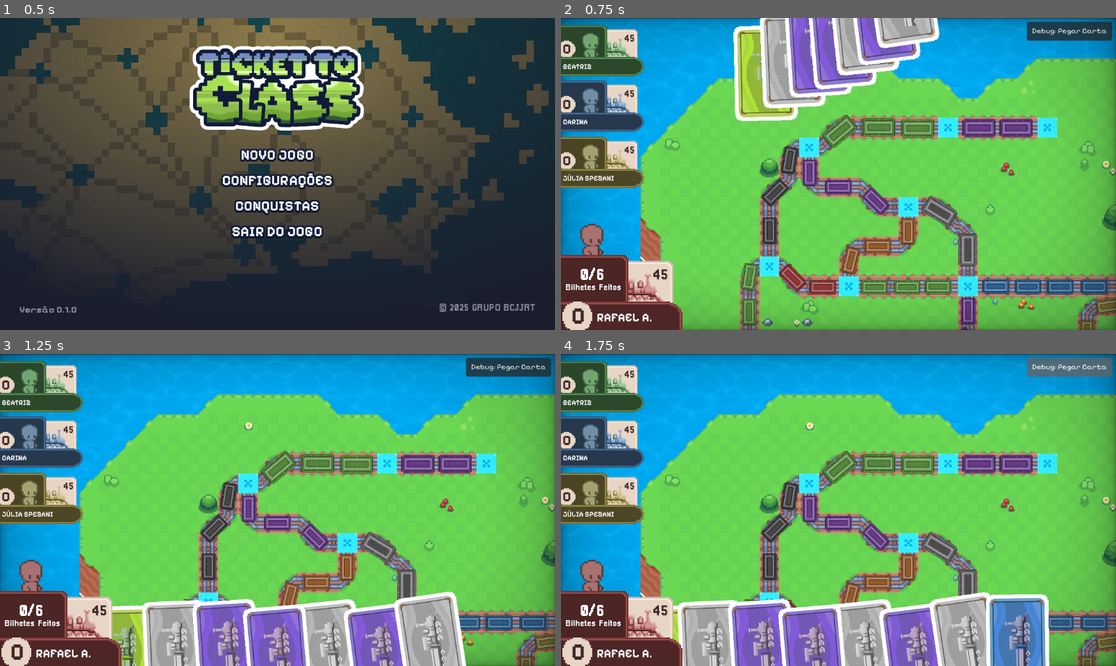
Above: before the commit, frames 1-4 (two rows, left to right).
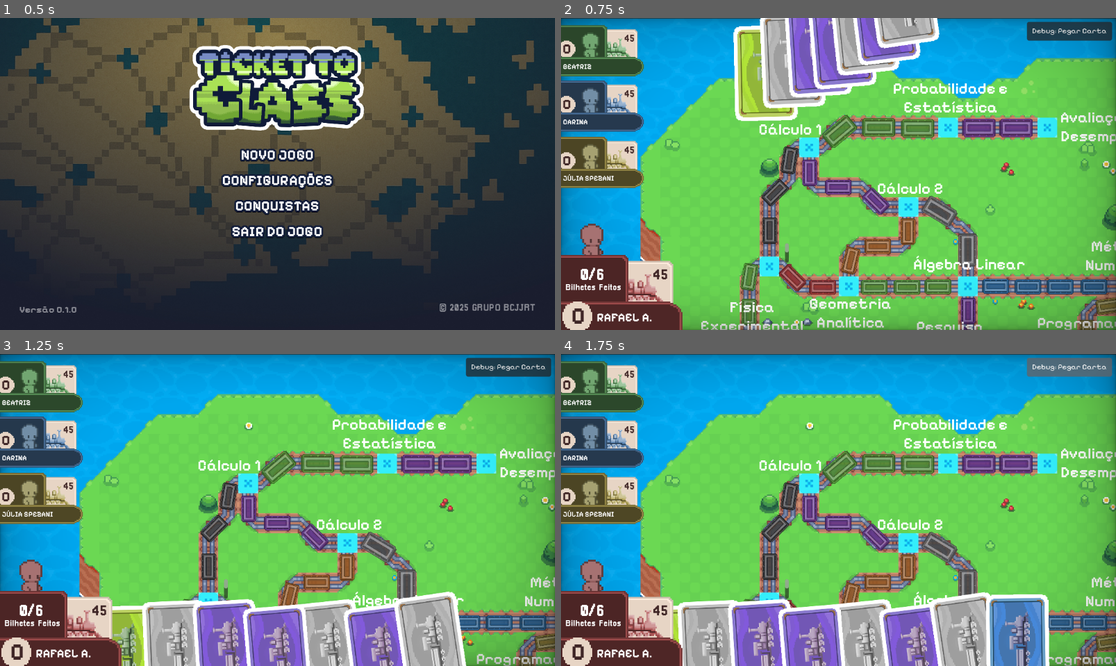
Above: after the commit, the same moments.

Repository: rafaamparo/ticket-to-ride-es2
Game: Godot game, scene res://scenes/main_menu.tscn
The game is run twice, just before and just after one commit, with the same random seed, the same clock (stepped at 60 frames per second) and the same inputs.
Inputs (mouse positions are in pixels of both pictures, inside the frame that each line leads up to):
- Up to frame 1 (0.5 s): no input
- Up to frame 2 (0.75 s): tap Enter at 0.5 s; drag from (838, 155) to (894, 105) at 0.52 s
- Up to frame 3 (1.25 s): no input
- Up to frame 4 (1.75 s): click "Debug: Pegar Carta" at 1.25 s

Frame 1 is identical in both runs. In frame 2, 3.0% of the frame differs, in the area x 25-100%, y 20-100%; in frame 3, 1.9%; in frame 4, 1.8%.

Commit message:
feat/naming-the-stations

Diff:
--- a/scenes/game_scene.tscn
+++ b/scenes/game_scene.tscn
@@ -8,6 +8,7 @@
 [ext_resource type="PackedScene" uid="uid://j2ecbyo8q7o7" path="res://game_assets/game_scene/object_scenes/caminhos/vagao.tscn" id="5_k8cfs"]
 [ext_resource type="Shader" path="res://scenes/vignette.gdshader" id="7_6l13s"]
 [ext_resource type="Texture2D" uid="uid://rpbl1vrvd025" path="res://game_assets/game_scene/object_scenes/UI/menu_jogador_vermelho.png" id="7_a2w5e"]
+[ext_resource type="FontFile" uid="uid://m4lybp7edt2t" path="res://game_assets/fonts/pixelifysans/PixelifySans-SemiBold.ttf" id="8_8tdgh"]
 [ext_resource type="Script" path="res://scenes/gui.gd" id="8_mb7hx"]
 [ext_resource type="FontFile" uid="uid://eekays4jqcx1" path="res://game_assets/fonts/pixelifysans/PixelifySans-Bold.ttf" id="8_nj13c"]
 [ext_resource type="FontFile" uid="uid://c8fybhkuxj3li" path="res://game_assets/fonts/pixellari/Pixellari.ttf" id="9_f5qeb"]
@@ -989,6 +990,343 @@
 position = Vector2(1216, 1504)
 rotation = 1.5708
 
+[node name="Control" type="Control" parent="GerenciadorDeTrilhas"]
+layout_mode = 3
+anchors_preset = 0
+offset_left = 495.0
+offset_top = 248.0
+offset_right = 535.0
+offset_bottom = 288.0
+
+[node name="RichTextLabel" type="RichTextLabel" parent="GerenciadorDeTrilhas/Control"]
+layout_mode = 0
+offset_left = -98.0
+offset_top = -37.0
+offset_right = 53.0
+offset_bottom = 3.0
+theme_override_fonts/normal_font = ExtResource("8_8tdgh")
+theme_override_font_sizes/normal_font_size = 32
+text = "  Cálculo 1"
+
+[node name="Control2" type="Control" parent="GerenciadorDeTrilhas"]
+layout_mode = 3
+anchors_preset = 0
+offset_left = 411.0
+offset_top = 463.0
+offset_right = 517.0
+offset_bottom = 495.0
+
+[node name="RichTextLabel" type="RichTextLabel" parent="GerenciadorDeTrilhas/Control2"]
+layout_mode = 0
+offset_left = -15.0
+offset_top = 4.0
+offset_right = 62.0
+offset_bottom = 44.0
+theme_override_fonts/normal_font = ExtResource("8_8tdgh")
+theme_override_font_sizes/normal_font_size = 32
+text = "  Física"
+
+[node name="Control3" type="Control" parent="GerenciadorDeTrilhas"]
+layout_mode = 3
+anchors_preset = 0
+offset_left = 577.0
+offset_top = 496.0
+offset_right = 617.0
+offset_bottom = 536.0
+
+[node name="RichTextLabel" type="RichTextLabel" parent="GerenciadorDeTrilhas/Control3"]
+layout_mode = 0
+offset_left = -79.0
+offset_top = 77.0
+offset_right = 127.0
+offset_bottom = 157.0
+theme_override_fonts/normal_font = ExtResource("8_8tdgh")
+theme_override_font_sizes/normal_font_size = 32
+bbcode_enabled = true
+text = "[center]Geometria Analítica[/center]"
+
+[node name="Control4" type="Control" parent="GerenciadorDeTrilhas"]
+layout_mode = 3
+anchors_preset = 0
+offset_left = 826.0
+offset_top = 495.0
+offset_right = 866.0
+offset_bottom = 535.0
+
+[node name="RichTextLabel" type="RichTextLabel" parent="GerenciadorDeTrilhas/Control4"]
+layout_mode = 0
+offset_left = -101.0
+offset_top = -4.0
+offset_right = 149.0
+offset_bottom = 36.0
+theme_override_fonts/normal_font = ExtResource("8_8tdgh")
+theme_override_font_sizes/normal_font_size = 32
+text = " Álgebra Linear"
+
+[node name="Control5" type="Control" parent="GerenciadorDeTrilhas"]
+layout_mode = 3
+anchors_preset = 0
+offset_left = 783.0
+offset_top = 165.0
+offset_right = 823.0
+offset_bottom = 205.0
+
+[node name="RichTextLabel" type="RichTextLabel" parent="GerenciadorDeTrilhas/Control5"]
+layout_mode = 0
+offset_left = -132.0
+offset_top = -39.0
+offset_right = 183.0
+offset_bottom = 40.0
+theme_override_fonts/normal_font = ExtResource("8_8tdgh")
+theme_override_font_sizes/normal_font_size = 32
+bbcode_enabled = true
+text = "[center]Probabilidade e Estatística[/center]"
+
+[node name="Control6" type="Control" parent="GerenciadorDeTrilhas"]
+layout_mode = 3
+anchors_preset = 0
+offset_left = 990.0
+offset_top = 165.0
+offset_right = 1030.0
+offset_bottom = 205.0
+
+[node name="RichTextLabel" type="RichTextLabel" parent="GerenciadorDeTrilhas/Control6"]
+layout_mode = 0
+offset_left = 37.0
+offset_top = 21.0
+offset_right = 252.0
+offset_bottom = 147.0
+theme_override_fonts/normal_font = ExtResource("8_8tdgh")
+theme_override_font_sizes/normal_font_size = 32
+bbcode_enabled = true
+text = "[center]Avaliação de Desempenho[/center]"
+
+[node name="Control7" type="Control" parent="GerenciadorDeTrilhas"]
+layout_mode = 3
+anchors_preset = 0
+offset_left = 701.0
+offset_top = 330.0
+offset_right = 741.0
+offset_bottom = 370.0
+
+[node name="RichTextLabel" type="RichTextLabel" parent="GerenciadorDeTrilhas/Control7"]
+layout_mode = 0
+offset_left = -45.0
+offset_top = 4.0
+offset_right = 102.0
+offset_bottom = 44.0
+theme_override_fonts/normal_font = ExtResource("8_8tdgh")
+theme_override_font_sizes/normal_font_size = 32
+text = "Cálculo 2"
+
+[node name="Control8" type="Control" parent="GerenciadorDeTrilhas"]
+layout_mode = 3
+anchors_preset = 0
+offset_left = 1154.0
+offset_top = 496.0
+offset_right = 1194.0
+offset_bottom = 536.0
+
+[node name="RichTextLabel" type="RichTextLabel" parent="GerenciadorDeTrilhas/Control8"]
+layout_mode = 0
+offset_left = -83.0
+offset_top = -42.0
+offset_right = 117.0
+offset_bottom = 40.0
+theme_override_fonts/normal_font = ExtResource("8_8tdgh")
+theme_override_font_sizes/normal_font_size = 32
+bbcode_enabled = true
+text = "[center]Métodos Numéricos[/center]"
+
+[node name="Control9" type="Control" parent="GerenciadorDeTrilhas"]
+layout_mode = 3
+anchors_preset = 0
+offset_left = 1442.0
+offset_top = 288.0
+offset_right = 1482.0
+offset_bottom = 328.0
+
+[node name="RichTextLabel" type="RichTextLabel" parent="GerenciadorDeTrilhas/Control9"]
+layout_mode = 0
+offset_left = -112.0
+offset_top = -37.0
+offset_right = 172.0
+offset_bottom = 49.0
+theme_override_fonts/normal_font = ExtResource("8_8tdgh")
+theme_override_font_sizes/normal_font_size = 32
+bbcode_enabled = true
+text = "[center]Linguagens de Programação[/center]"
+
+[node name="Control10" type="Control" parent="GerenciadorDeTrilhas"]
+layout_mode = 3
+anchors_preset = 0
+offset_left = 371.0
+offset_top = 618.0
+offset_right = 411.0
+offset_bottom = 658.0
+
+[node name="RichTextLabel" type="RichTextLabel" parent="GerenciadorDeTrilhas/Control10"]
+layout_mode = 0
+offset_left = -85.0
+offset_top = -38.0
+offset_right = 136.0
+offset_bottom = 45.0
+theme_override_fonts/normal_font = ExtResource("8_8tdgh")
+theme_override_font_sizes/normal_font_size = 32
+bbcode_enabled = true
+text = "[center]Física Experimental[/center]"
+
+[node name="Control11" type="Control" parent="GerenciadorDeTrilhas"]
+layout_mode = 3
+anchors_preset = 0
+offset_left = 783.0
+offset_top = 660.0
+offset_right = 823.0
+offset_bottom = 700.0
+
+[node name="RichTextLabel" type="RichTextLabel" parent="GerenciadorDeTrilhas/Control11"]
+layout_mode = 0
+offset_left = -83.0
+offset_top = -39.0
+offset_right = 133.0
+offset_bottom = 40.0
+theme_override_fonts/normal_font = ExtResource("8_8tdgh")
+theme_override_font_sizes/normal_font_size = 32
+bbcode_enabled = true
+text = "[center]Pesquisa Operacional[/center]"
+
+[node name="Control12" type="Control" parent="GerenciadorDeTrilhas"]
+layout_mode = 3
+anchors_preset = 0
+offset_left = 1073.0
+offset_top = 660.0
+offset_right = 1113.0
+offset_bottom = 700.0
+
+[node name="RichTextLabel" type="RichTextLabel" parent="GerenciadorDeTrilhas/Control12"]
+layout_mode = 0
+offset_left = -89.0
+offset_top = -47.0
+offset_right = 138.0
+offset_bottom = 35.0
+theme_override_fonts/normal_font = ExtResource("8_8tdgh")
+theme_override_font_sizes/normal_font_size = 32
+bbcode_enabled = true
+text = "[center]Programação Científica[/center]"
+
+[node name="Control13" type="Control" parent="GerenciadorDeTrilhas"]
+layout_mode = 3
+anchors_preset = 0
+offset_left = 1773.0
+offset_top = 454.0
+offset_right = 1813.0
+offset_bottom = 494.0
+
+[node name="RichTextLabel" type="RichTextLabel" parent="GerenciadorDeTrilhas/Control13"]
+layout_mode = 0
+offset_left = -61.0
+offset_top = -35.0
+offset_right = 101.0
+offset_bottom = 48.0
+theme_override_fonts/normal_font = ExtResource("8_8tdgh")
+theme_override_font_sizes/normal_font_size = 32
+bbcode_enabled = true
+text = "[center]Lógica para C.C.[/center]"
+
+[node name="Control14" type="Control" parent="GerenciadorDeTrilhas"]
+layout_mode = 3
+anchors_preset = 0
+offset_left = 1690.0
+offset_top = 743.0
+offset_right = 1730.0
+offset_bottom = 783.0
+
+[node name="RichTextLabel" type="RichTextLabel" parent="GerenciadorDeTrilhas/Control14"]
+layout_mode = 0
+offset_left = 37.0
+offset_top = 17.0
+offset_right = 257.0
+offset_bottom = 95.0
+theme_override_fonts/normal_font = ExtResource("8_8tdgh")
+theme_override_font_sizes/normal_font_size = 32
+bbcode_enabled = true
+text = "[center]Matemática Discreta[/center]"
+
+[node name="Control15" type="Control" parent="GerenciadorDeTrilhas"]
+layout_mode = 3
+anchors_preset = 0
+offset_left = 1360.0
+offset_top = 824.0
+offset_right = 1400.0
+offset_bottom = 864.0
+
+[node name="RichTextLabel" type="RichTextLabel" parent="GerenciadorDeTrilhas/Control15"]
+layout_mode = 0
+offset_left = -83.0
+offset_top = 1.0
+offset_right = 142.0
+offset_bottom = 41.0
+theme_override_fonts/normal_font = ExtResource("8_8tdgh")
+theme_override_font_sizes/normal_font_size = 32
+text = "Compiladores"
+
+[node name="Control16" type="Control" parent="GerenciadorDeTrilhas"]
+layout_mode = 3
+anchors_preset = 0
+offset_left = 1072.0
+offset_top = 826.0
+offset_right = 1112.0
+offset_bottom = 866.0
+
+[node name="RichTextLabel" type="RichTextLabel" parent="GerenciadorDeTrilhas/Control16"]
+layout_mode = 0
+offset_left = -84.0
+offset_top = -40.0
+offset_right = 126.0
+offset_bottom = 45.0
+theme_override_fonts/normal_font = ExtResource("8_8tdgh")
+theme_override_font_sizes/normal_font_size = 32
+bbcode_enabled = true
+text = "[center]Algoritmos em Grafos[/center]"
+
+[node name="Control17" type="Control" parent="GerenciadorDeTrilhas"]
+layout_mode = 3
+anchors_preset = 0
+offset_left = 701.0
+offset_top = 824.0
+offset_right = 741.0
+offset_bottom = 864.0
+
+[node name="RichTextLabel" type="RichTextLabel" parent="GerenciadorDeTrilhas/Control17"]
+layout_mode = 0
+offset_left = -68.0
+offset_top = -77.0
+offset_right = 126.0
+offset_bottom = 44.0
+theme_override_fonts/normal_font = ExtResource("8_8tdgh")
+theme_override_font_sizes/normal_font_size = 32
+bbcode_enabled = true
+text = "[center]Análise e Projeto de Algoritmos[/center]"
+
+[node name="Control18" type="Control" parent="GerenciadorDeTrilhas"]
+layout_mode = 3
+anchors_preset = 0
+offset_left = 371.0
+offset_top = 825.0
+offset_right = 411.0
+offset_bottom = 865.0
+
+[node name="RichTextLabel" type="RichTextLabel" parent="GerenciadorDeTrilhas/Control18"]
+layout_mode = 0
+offset_left = -203.0
+offset_top = -6.0
+offset_right = 9.0
+offset_bottom = 113.0
+theme_override_fonts/normal_font = ExtResource("8_8tdgh")
+theme_override_font_sizes/normal_font_size = 32
+bbcode_enabled = true
+text = "[center]Láb. de Desenv. de Disp. Móveis[/center]"
+
 [node name="GUI" type="CanvasLayer" parent="."]
 script = ExtResource("8_mb7hx")
 
@@ -1001,6 +1339,7 @@
 offset_bottom = 513.0
 
 [node name="Rafael" type="TextureRect" parent="GUI/Jogador Principal"]
+layout_mode = 0
 offset_top = 19.0
 offset_right = 252.0
 offset_bottom = 175.0
@@ -1093,6 +1432,7 @@
 
 [node name="TextureRect2" type="TextureRect" parent="GUI/Control"]
 clip_contents = true
+layout_mode = 0
 offset_left = 43.0
 offset_top = 60.0
 offset_right = 163.0
@@ -1103,6 +1443,7 @@
 stretch_mode = 2
 
 [node name="Nome" type="Label" parent="GUI/Control"]
+layout_mode = 0
 offset_left = 4.0
 offset_top = 122.0
 offset_right = 119.0
@@ -1113,6 +1454,7 @@
 "
 
 [node name="bilhetes" type="Label" parent="GUI/Control"]
+layout_mode = 0
 offset_left = 3.0
 offset_top = 76.0
 offset_right = 24.0
@@ -1124,6 +1466,7 @@
 "
 
 [node name="pontos" type="Label" parent="GUI/Control"]
+layout_mode = 0
 offset_left = 131.0
 offset_top = 64.0
 offset_right = 157.0
@@ -1153,6 +1496,7 @@
 
 [node name="TextureRect2" type="TextureRect" parent="GUI/Control2"]
 clip_contents = true
+layout_mode = 0
 offset_left = 43.0
 offset_top = 60.0
 offset_right = 163.0
@@ -1163,6 +1507,7 @@
 stretch_mode = 2
 
 [node name="Nome" type="Label" parent="GUI/Control2"]
+layout_mode = 0
 offset_left = 4.0
 offset_top = 122.0
 offset_right = 132.0
@@ -1173,6 +1518,7 @@
 "
 
 [node name="bilhetes" type="Label" parent="GUI/Control2"]
+layout_mode = 0
 offset_left = 3.0
 offset_top = 76.0
 offset_right = 24.0
@@ -1184,6 +1530,7 @@
 "
 
 [node name="pontos" type="Label" parent="GUI/Control2"]
+layout_mode = 0
 offset_left = 131.0
 offset_top = 64.0
 offset_right = 157.0
@@ -1213,6 +1560,7 @@
 
 [node name="TextureRect2" type="TextureRect" parent="GUI/Control3"]
 clip_contents = true
+layout_mode = 0
 offset_left = 43.0
 offset_top = 60.0
 offset_right = 163.0
@@ -1223,6 +1571,7 @@
 stretch_mode = 2
 
 [node name="Nome" type="Label" parent="GUI/Control3"]
+layout_mode = 0
 offset_left = 4.0
 offset_top = 122.0
 offset_right = 132.0
@@ -1232,6 +1581,7 @@
 text = "JÚLIA SPEZANI"
 
 [node name="bilhetes" type="Label" parent="GUI/Control3"]
+layout_mode = 0
 offset_left = 3.0
 offset_top = 76.0
 offset_right = 24.0
@@ -1243,6 +1593,7 @@
 "
 
 [node name="pontos" type="Label" parent="GUI/Control3"]
+layout_mode = 0
 offset_left = 131.0
 offset_top = 64.0
 offset_right = 157.0
Not shown: 1 places in scenes/game_scene.tscn that only renumber resources
